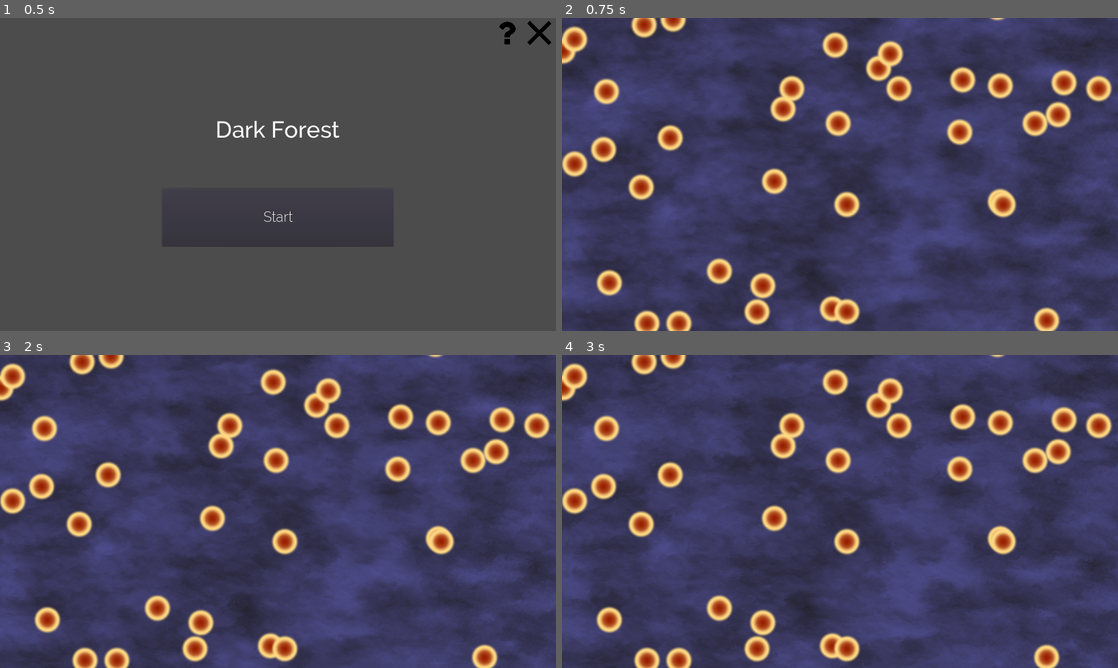
Above: before the commit, frames 1-4 (two rows, left to right).
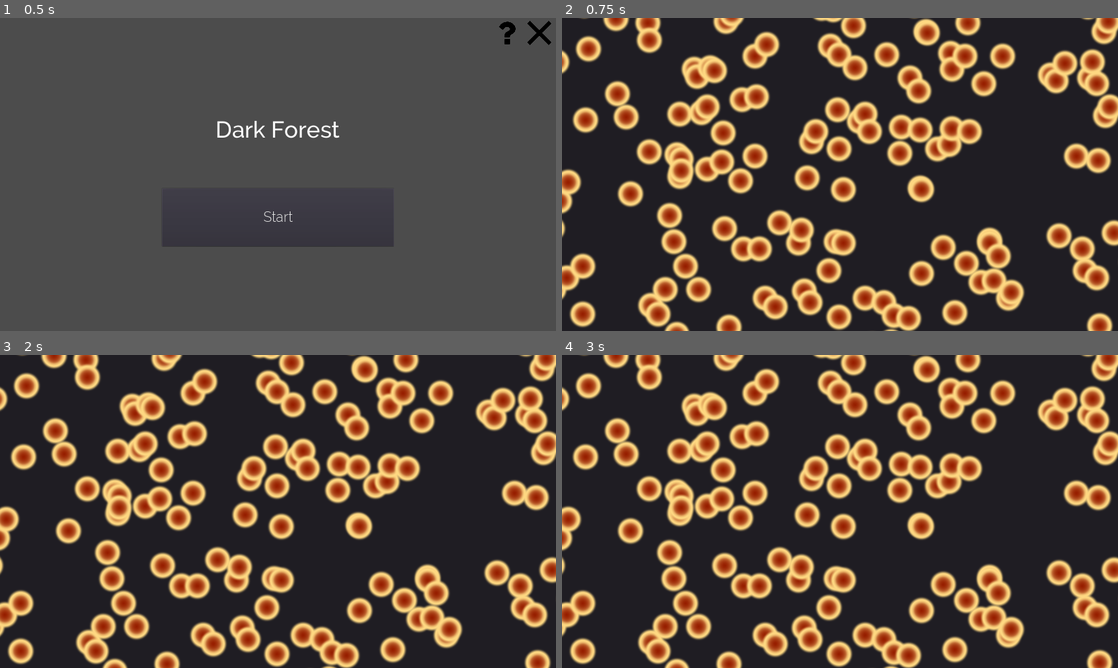
Above: after the commit, the same moments.

Repository: WeLoveGodot/GameOff2019
Game: Godot game, scene res://scene/Menu.tscn
The game is run twice, just before and just after one commit, with the same random seed, the same clock (stepped at 60 frames per second) and the same inputs.
Inputs:
- Up to frame 1 (0.5 s): no input
- Up to frame 2 (0.75 s): click "Start" at 0.5 s
- Up to frame 3 (2 s): tap Enter at 1.25 s
- Up to frame 4 (3 s): tap Space at 2 s; tap Enter at 2.75 s

Frame 1 is identical in both runs. In frame 2, 99% of the frame differs, in the area x 0-100%, y 0-100%; in frame 3, 99%; in frame 4, 99%.

Commit message:
refactor(game/global): add global; use real camera

Diff:
--- /dev/null
+++ b/Global.gd
@@ -0,0 +1,18 @@
+extends Node2D
+
+# 配置
+
+const SIZE = 4096
+
+# fake const
+var WINDOW_SIZE
+var MIN_SCALE
+
+# 星球生成概率
+const PLANTE_GEN_PROB = 0.0003
+# 星球生成上限
+const MAX_PLANETS = 2000
+
+func _ready():
+	WINDOW_SIZE = get_viewport().size
+	MIN_SCALE = WINDOW_SIZE.y / SIZE
--- a/project.godot
+++ b/project.godot
@@ -19,6 +19,10 @@
 run/main_scene="res://scene/Menu.tscn"
 config/icon="res://resource/art/icon.png"
 
+[autoload]
+
+Global="*res://scene/Global.tscn"
+
 [display]
 
 window/size/width=1920
--- a/scene/Game.gd
+++ b/scene/Game.gd
@@ -1,29 +1,13 @@
 extends Node2D
-
-# 真的操作镜头的缺点是如果需要改变近大远小的自然定律，你就要真的调整sprite的大小。
-# 我们自己建模镜头的缩放，再根据此控制星球的位置和缩放，达到缩放镜头的效果
-var camera_scale: float = 2
-const SIZE = 4096
-# 星球生成概率
-const PLANTE_GEN_PROB = 0.0003
-# 星球生成上限
-const MAX_PLANETS = 2000
-
-func get_view_coor(coor: Vector2):
-	return coor * camera_scale
 
 func _ready():
 	# test code
 	init_planets()
-	# test_tween()
+	test_tween()
 
 func test_tween():
 	var t = $Tween
-	t.interpolate_property(self, "camera_scale",
-		2, 0.4, 0.3,
-		Tween.TRANS_LINEAR, Tween.EASE_OUT
-	)
-	t.start()
+	print("min scale = %s", Global.MIN_SCALE)
 
 
 func init_planets():
@@ -32,18 +16,12 @@
 	noise.octaves = 4
 	noise.period = 20.0
 	noise.persistence = 0.8
-	var half_size = SIZE / 2
-	for row in range(0, SIZE, 5):
-		for col in range(0, SIZE, 5):
+	var half_size = Global.SIZE / 2
+	for row in range(0, Global.SIZE, 5):
+		for col in range(0, Global.SIZE, 5):
 			var x = noise.get_noise_2d(row, col)
-			if abs(x) < PLANTE_GEN_PROB && $Planets.len() < MAX_PLANETS:
+			if abs(x) < Global.PLANTE_GEN_PROB && $Planets.len() < Global.MAX_PLANETS:
 				$Planets.new_planet(Vector2(row - half_size, col - half_size))
-
-
-# 根据玩家自己所有的所有星球，更新摄像机
-func update_camera_scale(my_planets):
-	# for p in my_planets:
-	pass
 
 
 # Called every frame. 'delta' is the elapsed time since the previous frame.
--- a/scene/Game.tscn
+++ b/scene/Game.tscn
@@ -4,7 +4,7 @@
 [ext_resource path="res://resource/shader/new_shadermaterial.material" type="Material" id=2]
 [ext_resource path="res://resource/raw_fonts/Raleway/Raleway-Regular.ttf" type="DynamicFontData" id=3]
 [ext_resource path="res://scene/RangeDrawer.gd" type="Script" id=4]
-[ext_resource path="res://scene/Plantes.gd" type="Script" id=5]
+[ext_resource path="res://scene/Planets.gd" type="Script" id=5]
 
 [sub_resource type="DynamicFont" id=1]
 size = 32
@@ -16,11 +16,12 @@
 [node name="ColorRect" type="ColorRect" parent="."]
 margin_left = -133.818
 margin_top = -65.2678
-margin_right = 2115.18
-margin_bottom = 1185.73
+margin_right = 3962.18
+margin_bottom = 4030.73
 color = Color( 0.12549, 0.117647, 0.141176, 1 )
 
 [node name="Fog" type="ColorRect" parent="."]
+visible = false
 material = ExtResource( 2 )
 margin_left = -42.9207
 margin_top = -42.5582
@@ -46,3 +47,6 @@
 script = ExtResource( 5 )
 
 [node name="Tween" type="Tween" parent="."]
+
+[node name="Camera2D" type="Camera2D" parent="."]
+offset = Vector2( 960, 540 )
--- /dev/null
+++ b/scene/Global.tscn
@@ -0,0 +1,6 @@
+[gd_scene load_steps=2 format=2]
+
+[ext_resource path="res://Global.gd" type="Script" id=1]
+
+[node name="Global" type="Node2D"]
+script = ExtResource( 1 )
--- a/scene/Planet.gd
+++ b/scene/Planet.gd
@@ -16,11 +16,11 @@
 	pass
 
 func set_coor(coor: Vector2):
-	self.coor = coor
+	$Sprite.set_position(coor)
 
 func update_scale(scale: float):
-	scale = max(min(scale, MAX_SCALE), MIN_SCALE)
-	$Sprite.set_scale(Vector2(scale, scale))
+	#TODO
+	pass
 
 func get_coor():
 	return self.coor
--- a/scene/Plantes.gd
+++ b/scene/Planets.gd
@@ -41,7 +41,4 @@
 
 # Called every frame. 'delta' is the elapsed time since the previous frame.
 func _process(delta):
-	for planet in get_planets():
-		var view_coor = game.get_view_coor(planet.get_coor())
-		planet.position = view_coor
-		planet.update_scale(game.camera_scale)
+	pass
--- a/scene/RangeDrawer.gd
+++ b/scene/RangeDrawer.gd
@@ -6,4 +6,5 @@
 	pass # Replace with function body.
 
 func _process(delta):
+	# draw_bound()
 	pass
